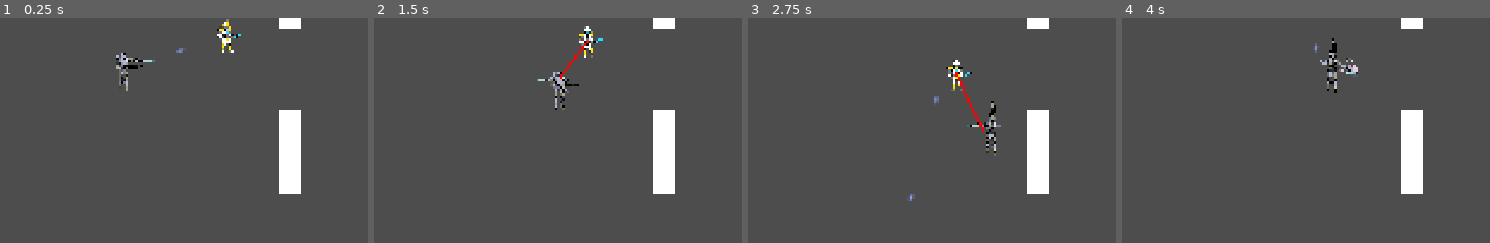
Above: before the commit, frames 1-4 (left to right).
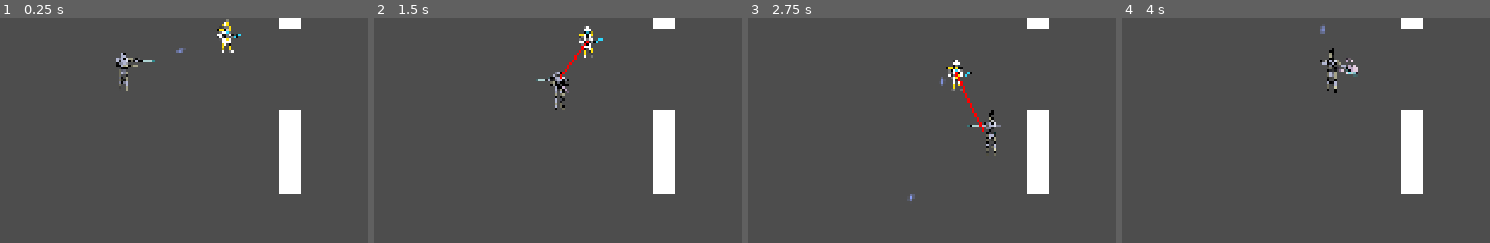
Above: after the commit, the same moments.

Repository: Thechi2000/ogj-2025
Game: Godot game, scene res://nodes/levels/level1/level1.tscn
Two runs of this game, one before a commit and one after it. Both use one fixed random seed, a clock stepped at 60 frames per second and the inputs below. The engine's default icon, where the game draws it, is replaced by a stand-in: a white triangle on a blue panel in a dark square.
Inputs (mouse positions are % of the whole screen's width and height, from its top left):
- Up to frame 1 (0.25 s): no input
- Up to frame 2 (1.5 s): move the mouse to (78, 45) at 0.52 s; hold D (move_right) 0.53-1.28 s; tap R (use_body_module) at 0.6 s; move the mouse to (32, 55) at 1.27 s; hold S (move_down) from 1.28 s (still down); click (32, 55) at 1.35 s
- Up to frame 3 (2.75 s): move the mouse to (65, 28) at 2.02 s; release S (move_down) at 2.03 s; hold D (move_right) from 2.03 s (still down); right-click (65, 28) at 2.1 s
- Up to frame 4 (4 s): move the mouse to (49, 70) at 2.77 s; release D (move_right) at 2.78 s; hold W (move_up) 2.78-3.53 s; tap R (use_body_module) at 2.85 s; move the mouse to (87, 65) at 3.52 s; hold A (move_left) from 3.53 s (still down); click (87, 65) at 3.6 s
The pictures show only the part of the screen within x 37-87%, y 39-89%; the shares and areas given below are measured in that part.

The runs differ from the first frame. In frame 1, 0.2% of the frame differs, in the area x 31-39%, y 16-24%; in frame 2, 0.2%; in frame 3, 0.2%; in frame 4, 0.2%, in the area x 52-59%, y 3-22%.

Commit message:
feat: add marker to correctly launch projectiles

Diff:
--- a/nodes/modules/base_module.gd
+++ b/nodes/modules/base_module.gd
@@ -3,8 +3,10 @@
 
 @export var leftSprite : Node2D
 @export var rightSprite : Node2D
+var is_left_module
 
 func bind(_player: Player, is_left_module: bool):
+	self.is_left_module = is_left_module
 	if leftSprite:
 		leftSprite.visible = is_left_module
 	if rightSprite:
--- a/nodes/modules/gun/gun.gd
+++ b/nodes/modules/gun/gun.gd
@@ -4,6 +4,7 @@
 @export var FIRING_DIR := Vector2.RIGHT*100.0
 @export_flags_2d_physics var collision_layer: int
 @export_flags_2d_physics var collision_mask: int
+var is_left = false
 
 func cooldown():
 	return 0.2
@@ -13,7 +14,7 @@
 	new_projectile.DAMAGE = DAMAGE
 	new_projectile.direction = FIRING_DIR.rotated(self.rotation)
 	new_projectile.rotation = self.global_rotation
-	new_projectile.position = self.global_position
+	new_projectile.position = $LCannon.global_position if is_left_module else $RCannon.global_position
 	new_projectile.collision_layer = collision_layer
 	new_projectile.collision_mask = collision_mask
 	get_tree().current_scene.add_child(new_projectile)
--- a/nodes/modules/gun/gun.tscn
+++ b/nodes/modules/gun/gun.tscn
@@ -11,6 +11,12 @@
 leftSprite = NodePath("LArm")
 rightSprite = NodePath("RArmGun")
 
+[node name="LCannon" type="Marker2D" parent="."]
+position = Vector2(29, -0.999999)
+
+[node name="RCannon" type="Marker2D" parent="."]
+position = Vector2(45, 10)
+
 [node name="LArm" type="Sprite2D" parent="."]
 z_index = -1
 position = Vector2(-1, 0)
@@ -22,6 +28,6 @@
 [node name="RArmGun" type="Sprite2D" parent="."]
 z_index = 1
 position = Vector2(-1.19209e-07, 2.84217e-14)
-scale = Vector2(0.134832, 0.134832)
+scale = Vector2(0.106246, 0.106246)
 texture = ExtResource("3_pfpc1")
 offset = Vector2(196.551, 24.5688)
--- a/nodes/modules/missile_launcher/missile_launcher.gd
+++ b/nodes/modules/missile_launcher/missile_launcher.gd
@@ -10,5 +10,5 @@
 	var new_projectile = preload("res://nodes/modules/missile_launcher/missile/missile.tscn").instantiate()
 	new_projectile.direction = FIRING_DIR.rotated(self.rotation)
 	new_projectile.rotation = self.global_rotation
-	new_projectile.position = self.global_position
+	new_projectile.position = $LCannon.global_position if is_left_module else $RCannon.global_position
 	get_tree().current_scene.add_child(new_projectile)
--- a/nodes/modules/missile_launcher/missile_launcher.tscn
+++ b/nodes/modules/missile_launcher/missile_launcher.tscn
@@ -22,3 +22,9 @@
 scale = Vector2(0.0959404, 0.0959404)
 texture = ExtResource("3_k07dx")
 offset = Vector2(87, 94)
+
+[node name="RCannon" type="Marker2D" parent="."]
+position = Vector2(36, 1)
+
+[node name="LCannon" type="Marker2D" parent="."]
+position = Vector2(35, 0)
